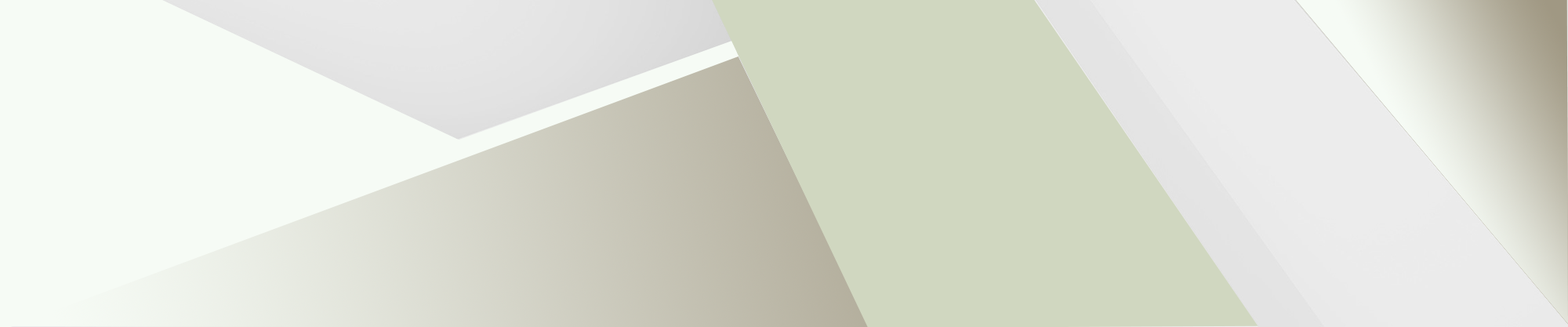
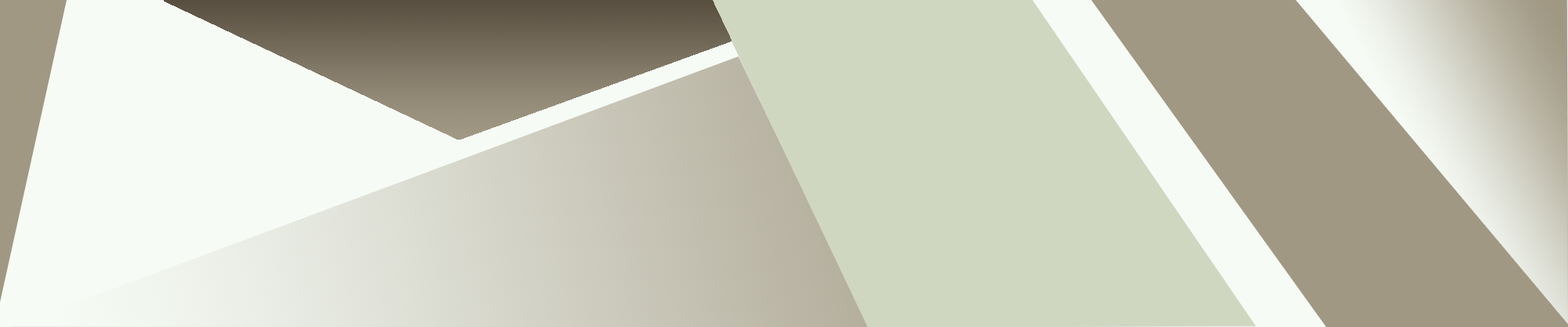
Layers edited between the first and the second 1568×327 image:
added layer "Calque 2" above "Calque 1" over (163, 0, 732, 140)
painted on "Calque 1" over (0, 0, 1568, 327)
